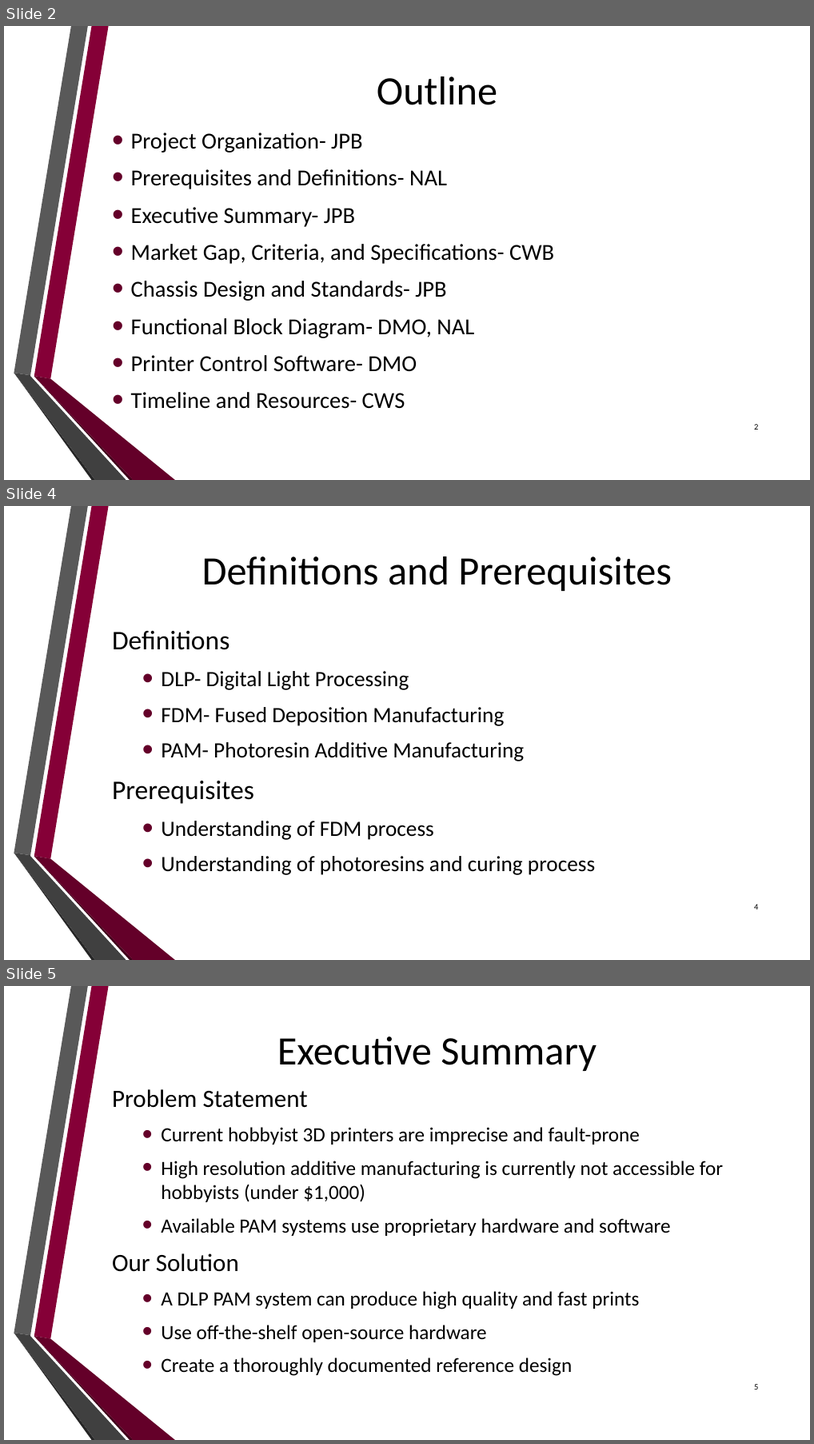
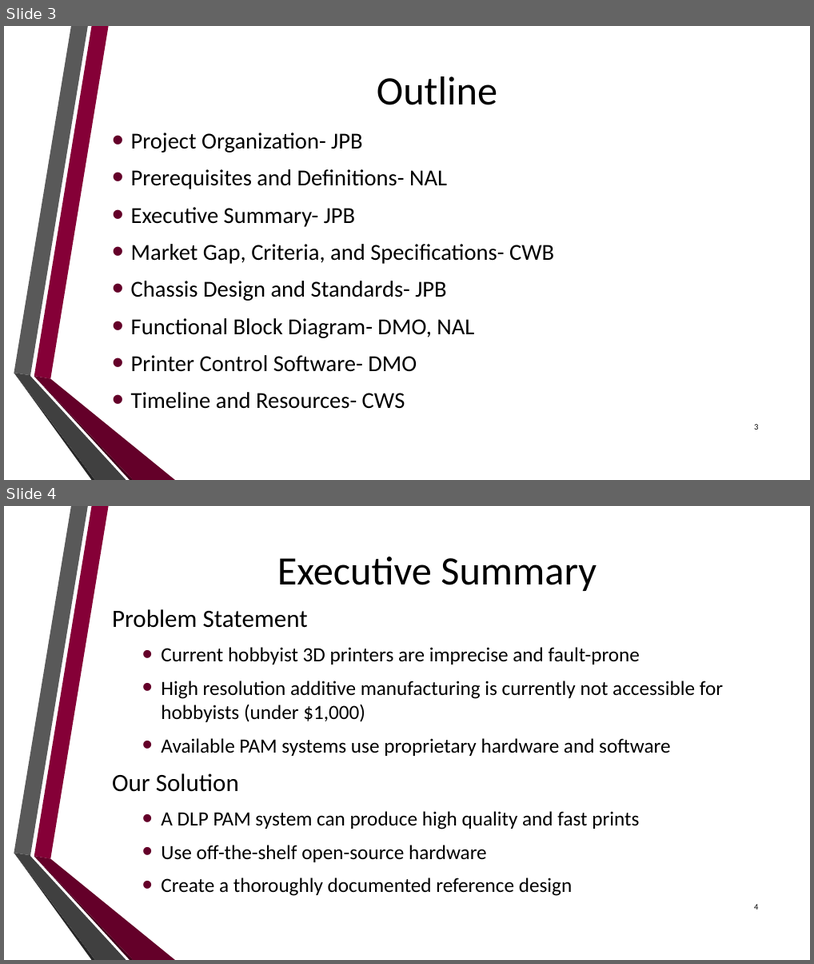
Before and after one commit to dan-olsen/SeniorDesign, a slide deck: Presentations/DesignPres/DesignPres-75.pptx. Shown one above the other, each under a label of ours: slides 2, 4 and 5 before the commit, slides 3 and 4 after it; the slides between them are not shown. The pictures are 814x1444 and 814x964 pixels, drawn with LibreOffice and Linux fonts; fonts in the diff are those of the drawing; background and template pictures are left out. Boxes give left, top, right and bottom in pixels: in the first picture for what was removed or moved away, otherwise in the second. Text is boxed around its words. In the diff, an @@ line names an element or a change of style, - is before the commit and + after.

```diff
--- a/Presentations/DesignPres/DesignPres-75.pptx
+++ b/Presentations/DesignPres/DesignPres-75.pptx
@@ slide 4 removed at <box>4,506,810,960</box>, background picture (left out); not listed: 6 template elements that a slide beside it also shows @@
@@ title removed at <box>202,556,672,591</box> @@
-Definitions and Prerequisites
@@ text removed at <box>112,630,595,875</box> @@
-Definitions
-  • DLP- Digital Light Processing
-  • FDM- Fused Deposition Manufacturing
-  • PAM- Photoresin Additive Manufacturing
-Prerequisites
-  • Understanding of FDM process
-  • Understanding of photoresins and curing process
@@ page number removed at <box>754,904,758,909</box> @@
-4
@@ what was slide 2 is now slide 3 @@
@@ what was slide 5 is now slide 4 @@
@@ page number at <box>754,904,758,909</box>: text changed @@
-5
+4
```
Also in this commit, not shown: 4 slides changed, 11 slides added, 4 other slides removed.
